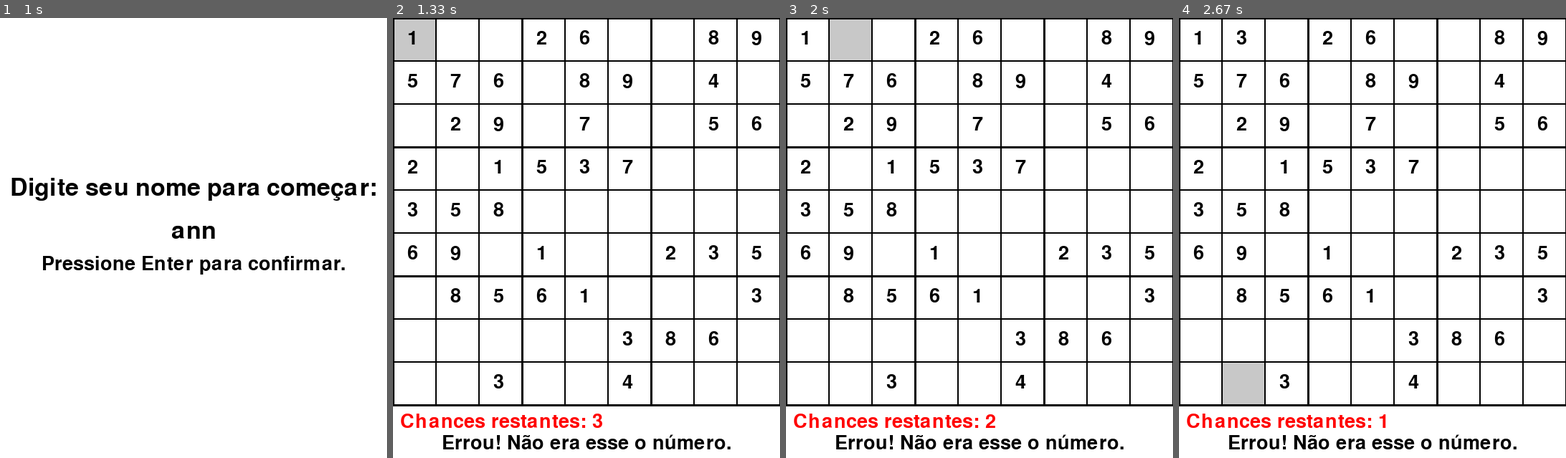
Above: before the commit, frames 1-4 (left to right).
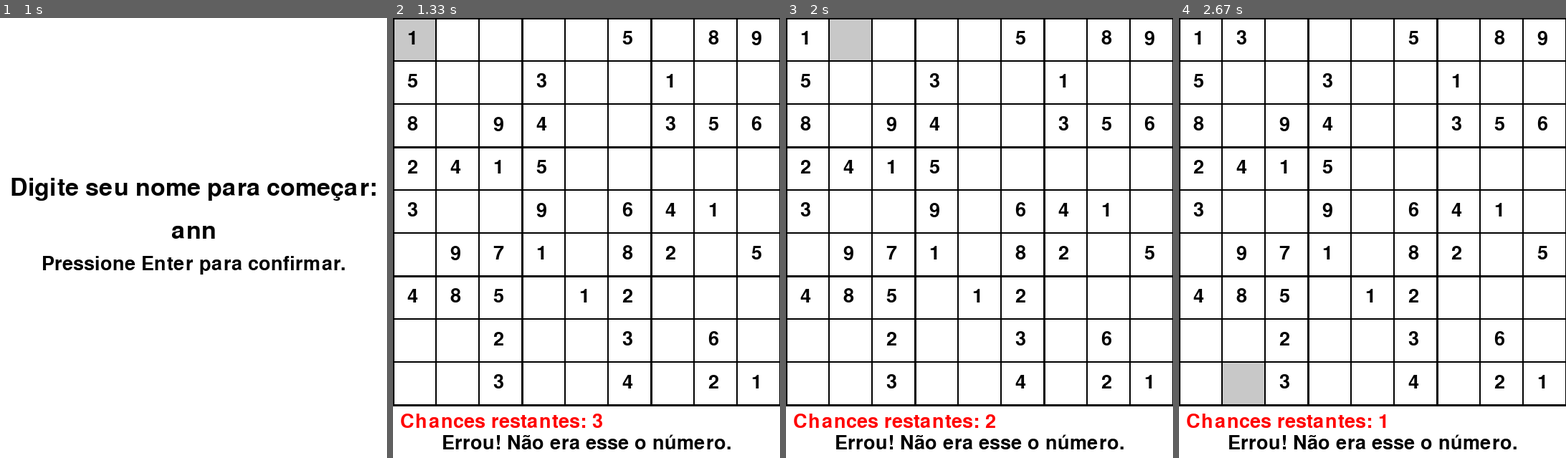
Above: after the commit, the same moments.

Repository: omiguelgoulart/jogoSudiku
Game: pygame game, started from comPygames.py
Two runs of this game, one before a commit and one after it. Both use one fixed random seed, a clock stepped at 60 frames per second and the inputs below.
Inputs:
- Up to frame 1 (1 s): tap 1 at 0.33 s; type "ann" at 0.67 s
- Up to frame 2 (1.33 s): tap Enter at 1 s; tap 9 at 1.22 s
- Up to frame 3 (2 s): hold Right from 1.55 s (still down); tap 1 at 1.7 s
- Up to frame 4 (2.67 s): release Right at 2.02 s; tap 3 at 2.1 s; hold Up from 2.43 s (still down); tap 2 at 2.58 s

Frame 1 is identical in both runs. In frame 2, 1.7% of the frame differs, in the area x 3-96%, y 2-85%; in frame 3, 1.7%; in frame 4, 1.7%.

Commit message:
refatoração do codigo

Diff:
--- a/comPygames.py
+++ b/comPygames.py
@@ -4,10 +4,8 @@
 import os
 import time
 
-# Inicializar o Pygame
 pygame.init()
 
-# Configurações básicas
 TAMANHO_CELULA = 60
 TAMANHO_GRADE = 9
 LARGURA = TAMANHO_CELULA * TAMANHO_GRADE
@@ -21,11 +19,9 @@
 VERMELHO = (255, 0, 0)
 CINZA = (200, 200, 200)
 
-
 ARQUIVO_RANKING = "ranking_sudoku.csv"
 
 def salvar_ranking(nome, tempo):
-    # Salva o tempo do jogador no arquivo de ranking CSV.
     existe = os.path.exists(ARQUIVO_RANKING)
     with open(ARQUIVO_RANKING, "a", newline="") as arquivo:
         escritor = csv.writer(arquivo)
@@ -34,7 +30,6 @@
         escritor.writerow([nome, f"{tempo:.2f}"])
 
 def carregar_ranking():
-    # Carrega o ranking do arquivo CSV.
     if not os.path.exists(ARQUIVO_RANKING):
         return ["Nenhum ranking disponível."]
 
@@ -45,15 +40,11 @@
             ranking = sorted(ranking[1:], key=lambda x: float(x[1]))
         return [f"{i+1}. {linha[0]} - {linha[1]} segundos" for i, linha in enumerate(ranking)]
 
-# Função para verificar se um número é válido em uma posição
 def is_valid(board, row, col, num):
-    # Linha
     if num in board[row]:
         return False
-    # Coluna
     if num in [board[i][col] for i in range(TAMANHO_GRADE)]:
         return False
-    # Quadrante
     start_row, start_col = 3 * (row // 3), 3 * (col // 3)
     for i in range(start_row, start_row + 3):
         for j in range(start_col, start_col + 3):
@@ -61,12 +52,8 @@
                 return False
     return True
 
-# Geração de tabuleiro aleatório
 def gerar_tabuleiro_inicial(preenchidos=40):
-    # Inicializa o tabuleiro vazio
     tabuleiro = [[0 for _ in range(TAMANHO_GRADE)] for _ in range(TAMANHO_GRADE)]
-
-    # Insere alguns números iniciais aleatórios antes de resolver o tabuleiro
     for _ in range(10):
         row = random.randint(0, 8)
         col = random.randint(0, 8)
@@ -74,36 +61,28 @@
         if is_valid(tabuleiro, row, col, num):
             tabuleiro[row][col] = num
 
-    resolver_sudoku(tabuleiro)  # Preenche o tabuleiro completamente
-
-    # Lista de todas as posições do tabuleiro
+    resolver_sudoku(tabuleiro)
     todas_posicoes = [(row, col) for row in range(TAMANHO_GRADE) for col in range(TAMANHO_GRADE)]
-    random.shuffle(todas_posicoes)  # Embaralha as posições para remoção aleatória
-
-    # Remove números até atingir o número desejado de preenchidos
+    random.shuffle(todas_posicoes)
+
     preenchidos_atual = 81
     while preenchidos_atual > preenchidos:
         row, col = todas_posicoes.pop()
         valor_original = tabuleiro[row][col]
         tabuleiro[row][col] = 0
 
-        # Verifica se o tabuleiro ainda pode ser resolvido unicamente
         copia_tabuleiro = [linha[:] for linha in tabuleiro]
-        if not resolver_sudoku(copia_tabuleiro):  # Se não for resolvível, restaura o número
+        if not resolver_sudoku(copia_tabuleiro):
             tabuleiro[row][col] = valor_original
         else:
             preenchidos_atual -= 1
 
     return tabuleiro
 
-
-    # Resolve o Sudoku utilizando backtracking.
 def resolver_sudoku(board):
     for row in range(TAMANHO_GRADE):
         for col in range(TAMANHO_GRADE):
-            # Encontra uma célula vazia
             if board[row][col] == 0:
-                # Testa números de 1 a 9
                 for num in range(1, 10):
                     if is_valid(board, row, col, num):
                         board[row][col] = num
@@ -113,7 +92,6 @@
                 return False
     return True
 
-# Função para desenhar o tabuleiro
 def desenhar_tabuleiro(tabuleiro, selecionada=None, chances=4, mensagem="", mensagem_inicio=None):
     TELA.fill(BRANCO)
     for i in range(TAMANHO_GRADE):
@@ -125,35 +103,71 @@
             if tabuleiro[i][j] != 0:
                 texto = FONT_MEDIA.render(str(tabuleiro[i][j]), True, PRETO)
                 TELA.blit(texto, (x + 20, y + 15))
-    # Linhas mais grossas para subgrades
     for i in range(0, TAMANHO_GRADE + 1, 3):
         pygame.draw.line(TELA, PRETO, (0, i * TAMANHO_CELULA), (LARGURA, i * TAMANHO_CELULA), 3)
         pygame.draw.line(TELA, PRETO, (i * TAMANHO_CELULA, 0), (i * TAMANHO_CELULA, ALTURA), 3)
 
-    # Mostrar chances restantes
     texto_chances = FONT_MEDIA.render(f"Chances restantes: {chances}", True, VERMELHO)
     TELA.blit(texto_chances, (10, ALTURA + 10))
 
-    # Mostrar mensagem de status (se ainda estiver dentro do intervalo de tempo)
     if mensagem and mensagem_inicio:
-        if time.time() - mensagem_inicio < 2:  # Mensagem visível por 2 segundos
+        if time.time() - mensagem_inicio < 2:
             texto_mensagem = FONT_MEDIA.render(mensagem, True, PRETO)
             TELA.blit(texto_mensagem, (LARGURA // 2 - texto_mensagem.get_width() // 2, ALTURA + 40))
 
     pygame.display.flip()
 
+def obter_nome_do_jogador():
+    rodando = True
+    nome = ""
+    while rodando:
+        TELA.fill(BRANCO)
+        titulo = FONT_GRANDE.render("Digite seu nome para começar:", True, PRETO)
+        TELA.blit(titulo, (LARGURA // 2 - titulo.get_width() // 2, ALTURA // 2 - 50))
+        nome_texto = FONT_GRANDE.render(nome, True, PRETO)
+        TELA.blit(nome_texto, (LARGURA // 2 - nome_texto.get_width() // 2, ALTURA // 2 + 10))
+        instrucoes = FONT_MEDIA.render("Pressione Enter para confirmar.", True, PRETO)
+        TELA.blit(instrucoes, (LARGURA // 2 - instrucoes.get_width() // 2, ALTURA // 2 + 60))
+        pygame.display.flip()
+
+        for evento in pygame.event.get():
+            if evento.type == pygame.QUIT:
+                pygame.quit()
+                exit()
+            elif evento.type == pygame.KEYDOWN:
+                if evento.key == pygame.K_RETURN and nome:
+                    rodando = False
+                elif evento.key == pygame.K_BACKSPACE:
+                    nome = nome[:-1]
+                elif evento.unicode.isalnum() or evento.unicode == " ":
+                    nome += evento.unicode
+    return nome
+
+def mostrar_ranking():
+    ranking = carregar_ranking()
+    rodando = True
+    while rodando:
+        TELA.fill(BRANCO)
+        titulo = FONT_GRANDE.render("Ranking", True, PRETO)
+        TELA.blit(titulo, (LARGURA // 2 - titulo.get_width() // 2, 20))
+
+        for i, linha in enumerate(ranking):
+            texto = FONT_MEDIA.render(linha, True, PRETO)
+            TELA.blit(texto, (50, 80 + i * 30))
+
+        voltar = FONT_MEDIA.render("Pressione ESC para voltar", True, PRETO)
+        TELA.blit(voltar, (50, ALTURA - 30))
+        pygame.display.flip()
+
+        for evento in pygame.event.get():
+            if evento.type == pygame.QUIT:
+                rodando = False
+            elif evento.type == pygame.KEYDOWN:
+                if evento.key == pygame.K_ESCAPE:
+                    rodando = False
 
 def jogar_sudoku():
     nome = obter_nome_do_jogador()
-# Fácil: 62 quadrados preenchidos / 19 quadrados vazios
-
-# Médio: 53 quadrados preenchidos / 28 quadrados vazios
-
-# Difícil: 44 quadrados preenchidos / 37 quadrados vazios
-
-# Muito difícil: 35 quadrados preenchidos / 46 quadrados vazios
-
-# Extremamente difícil: 26 quadrados preenchidos / 55 quadrados vazios
     tabuleiro = gerar_tabuleiro_inicial(preenchidos=40)
     tabuleiro_resolvido = [linha[:] for linha in tabuleiro]
     resolver_sudoku(tabuleiro_resolvido)
@@ -170,7 +184,6 @@
         for evento in pygame.event.get():
             if evento.type == pygame.QUIT:
                 rodando = False
-
             elif evento.type == pygame.KEYDOWN:
                 if evento.key == pygame.K_ESCAPE:
                     rodando = False
@@ -185,11 +198,10 @@
                 elif pygame.K_1 <= evento.key <= pygame.K_9:
                     i, j = selecionada
                     num = evento.key - pygame.K_0
-                    if tabuleiro_resolvido[i][j] == num:  # Verifica se o número está correto
+                    if tabuleiro_resolvido[i][j] == num:
                         tabuleiro[i][j] = num
                         mensagem = "Acertou!"
                         mensagem_inicio = time.time()
-                        # Verifica se o jogador ganhou
                         if all(
                             tabuleiro[row][col] == tabuleiro_resolvido[row][col]
                             for row in range(TAMANHO_GRADE)
@@ -214,70 +226,6 @@
                             pygame.time.delay(3000)
                             rodando = False
 
-
-def obter_nome_do_jogador():
-    rodando = True
-    nome = ""
-    while rodando:
-        TELA.fill(BRANCO)
-        titulo = FONT_GRANDE.render("Digite seu nome para começar:", True, PRETO)
-        TELA.blit(titulo, (LARGURA // 2 - titulo.get_width() // 2, ALTURA // 2 - 50))
-        nome_texto = FONT_GRANDE.render(nome, True, PRETO)
-        TELA.blit(nome_texto, (LARGURA // 2 - nome_texto.get_width() // 2, ALTURA // 2 + 10))
-        instrucoes = FONT_MEDIA.render("Pressione Enter para confirmar.", True, PRETO)
-        TELA.blit(instrucoes, (LARGURA // 2 - instrucoes.get_width() // 2, ALTURA // 2 + 60))
-        pygame.display.flip()
-
-        for evento in pygame.event.get():
-            if evento.type == pygame.QUIT:
-                pygame.quit()
-                exit()
-            elif evento.type == pygame.KEYDOWN:
-                if evento.key == pygame.K_RETURN and nome:
-                    rodando = False
-                elif evento.key == pygame.K_BACKSPACE:
-                    nome = nome[:-1]
-                elif evento.unicode.isalnum() or evento.unicode == " ":
-                    nome += evento.unicode
-    return nome
-
-    # Carrega ranking
-def carregar_ranking():
-    if not os.path.exists(ARQUIVO_RANKING):
-        return ["Nenhum ranking disponível."]
-
-    with open(ARQUIVO_RANKING, "r") as arquivo:
-        leitor = csv.reader(arquivo)
-        ranking = list(leitor)
-        if len(ranking) > 1:
-            ranking = sorted(ranking[1:], key=lambda x: float(x[1]))
-        return [f"{i+1}. {linha[0]} - {linha[1]} segundos" for i, linha in enumerate(ranking)]
-
-    # Mostra ranking
-def mostrar_ranking():
-    ranking = carregar_ranking()
-    rodando = True
-    while rodando:
-        TELA.fill(BRANCO)
-        titulo = FONT_GRANDE.render("Ranking", True, PRETO)
-        TELA.blit(titulo, (LARGURA // 2 - titulo.get_width() // 2, 20))
-
-        for i, linha in enumerate(ranking):
-            texto = FONT_MEDIA.render(linha, True, PRETO)
-            TELA.blit(texto, (50, 80 + i * 30))
-
-        voltar = FONT_MEDIA.render("Pressione ESC para voltar", True, PRETO)
-        TELA.blit(voltar, (50, ALTURA - 30))
-        pygame.display.flip()
-
-        for evento in pygame.event.get():
-            if evento.type == pygame.QUIT:
-                rodando = False
-            elif evento.type == pygame.KEYDOWN:
-                if evento.key == pygame.K_ESCAPE:
-                    rodando = False
-
-# Menu principal
 def menu():
     rodando = True
     while rodando:
